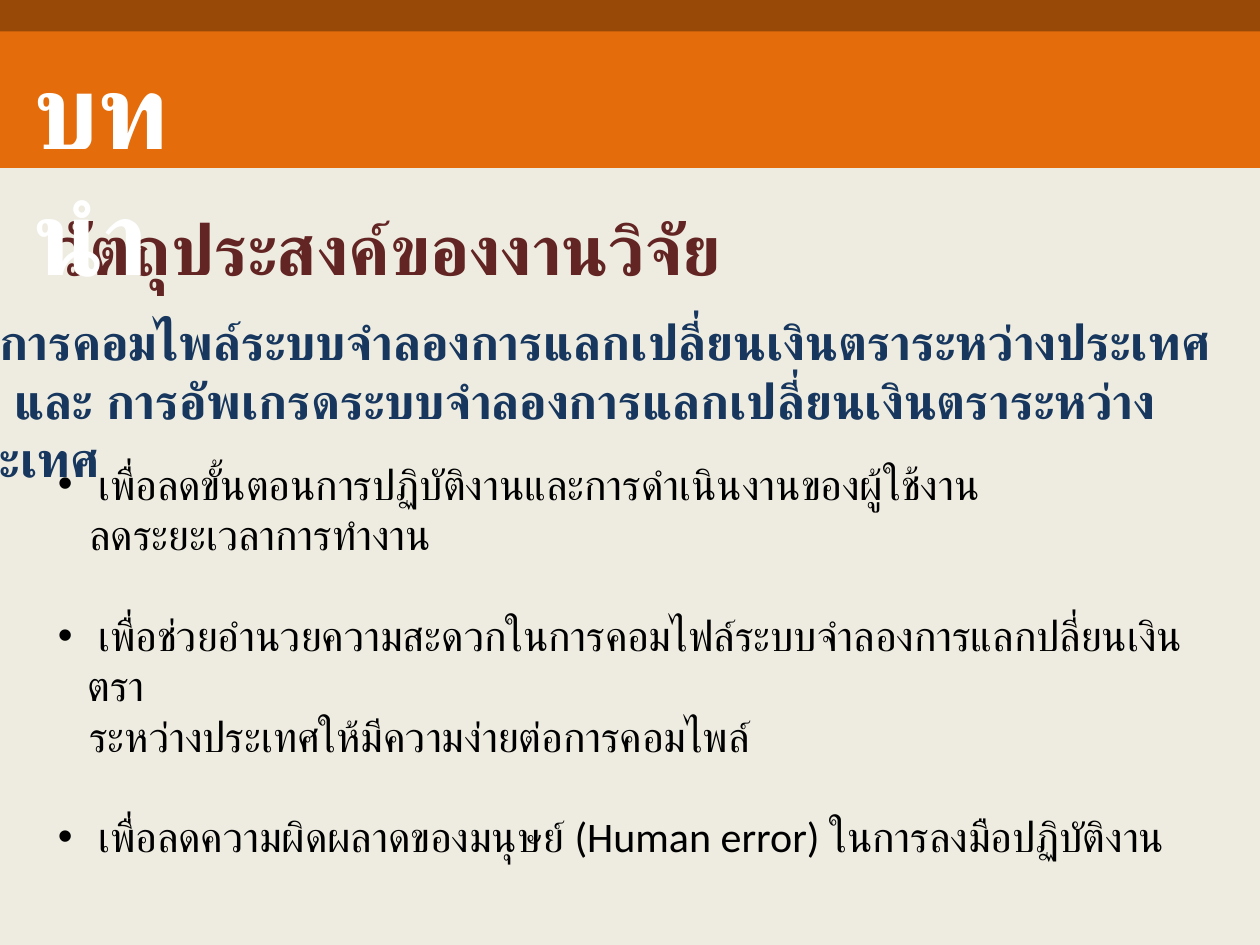
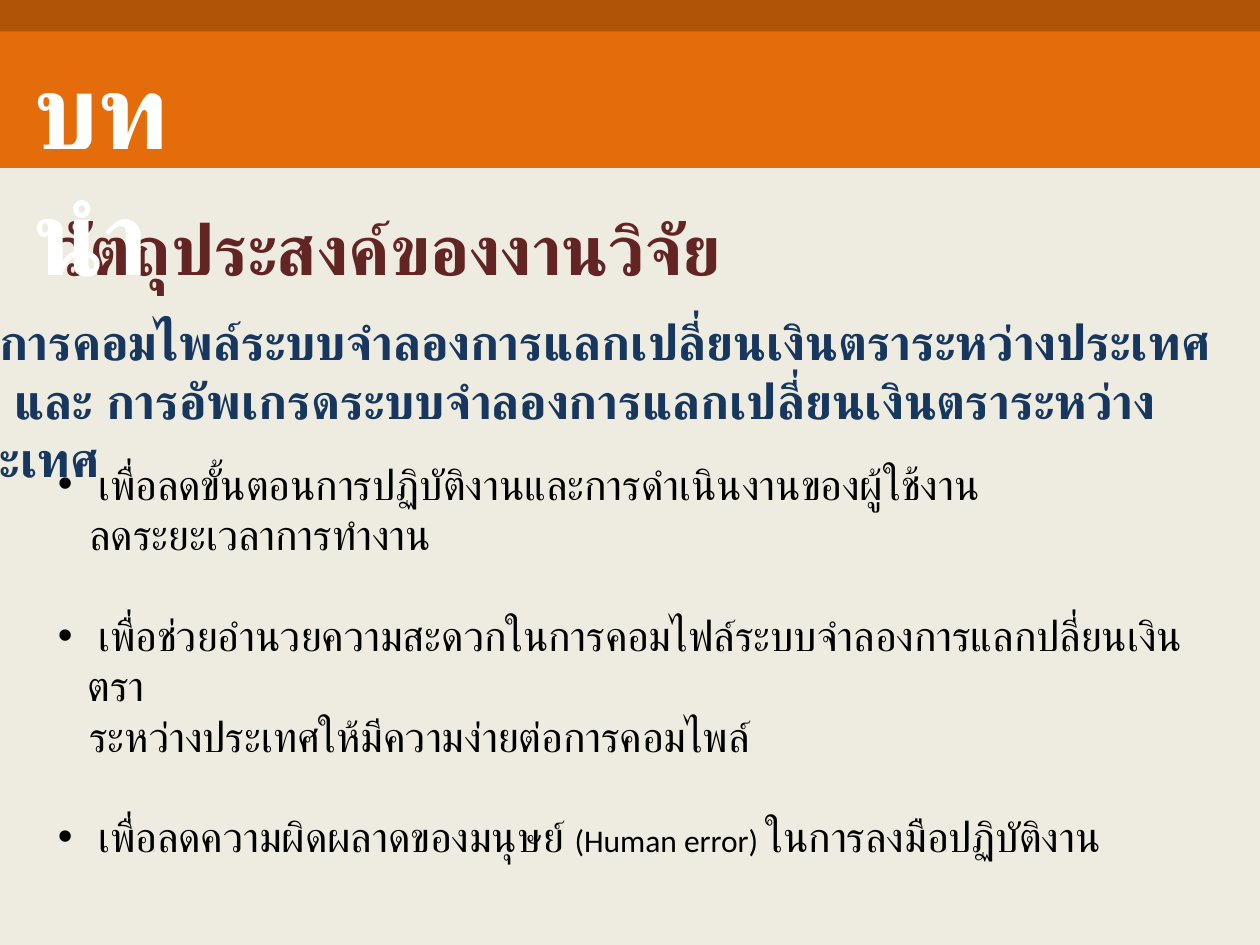
Before and after one commit to picahpm/ThesisPi, a slide deck: slide 4 of 1stPresent.ppt. Drawn at 1260x945 pixels with LibreOffice and Linux fonts; fonts in the diff are those of the drawing. Boxes give left, top, right and bottom in pixels: in the first picture for what was removed or moved away, otherwise in the second. Text is boxed around its words. In the diff, an @@ line names an element or a change of style, - is before the commit and + after.

```diff
--- a/1stPresent.ppt
+++ b/1stPresent.ppt
@@ rectangle at bbox=[0, 0, 1260, 32]: fill #984807 to #B05408 @@
@@ text at bbox=[98, 820, 1101, 865]: size 24 to 18 pt in "(Human error)" @@
```
Also in this commit, not shown: 8 other slides changed, 1 other file.
